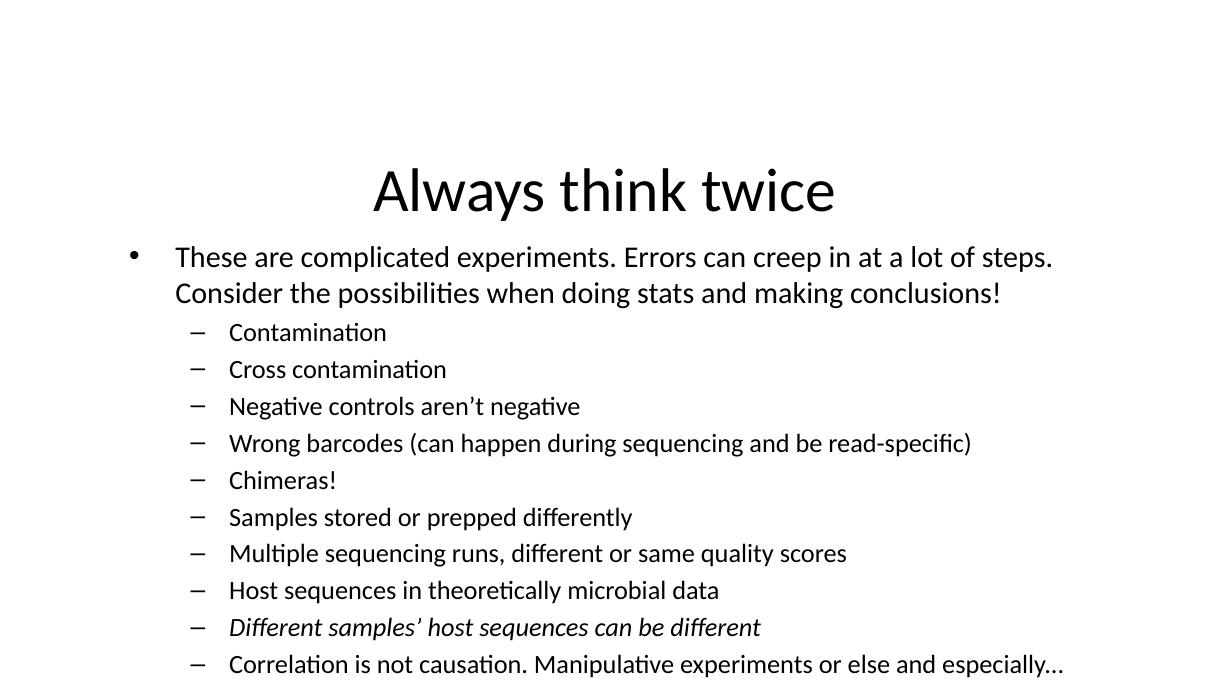
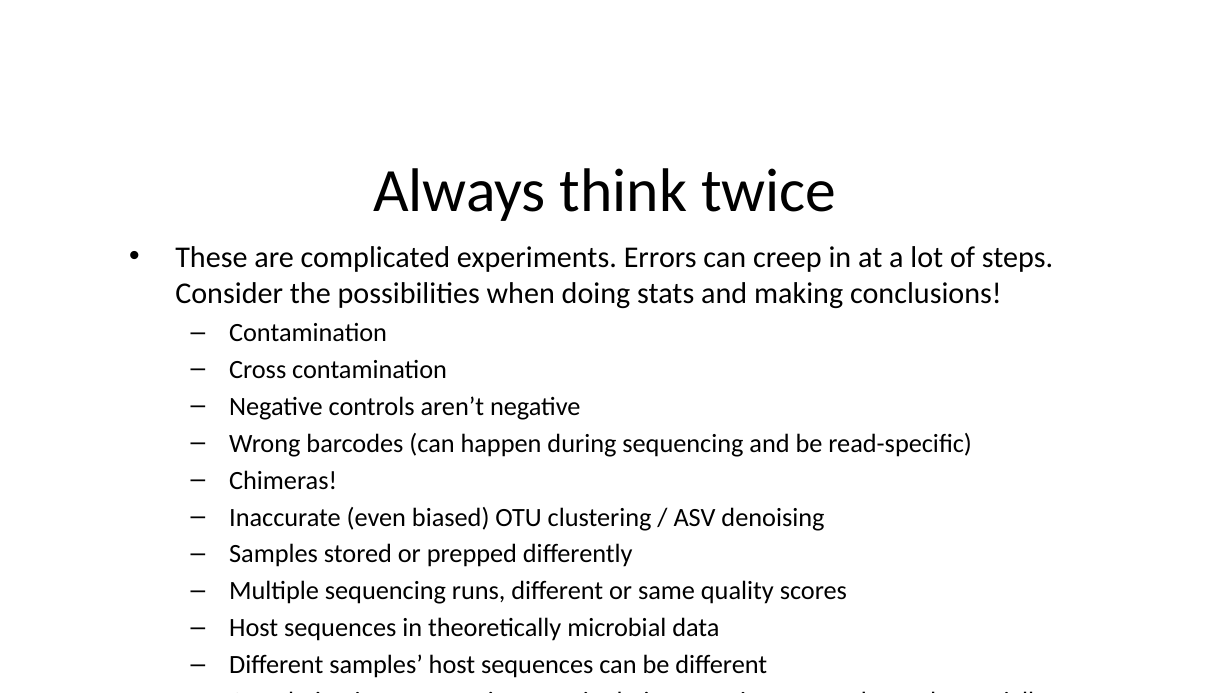
Before and after one commit to usfomicshub/microbiome_workshop, a slide deck: slide 10 of slides/day1/microbiome_workshop_stats.pptx. Drawn at 1232x693 pixels with LibreOffice and Linux fonts; fonts in the diff are those of the drawing; background and template pictures are left out. Boxes give left, top, right and bottom in pixels: in the first picture for what was removed or moved away, otherwise in the second. Text is boxed around its words. In the diff, an @@ line names an element or a change of style, - is before the commit and + after.

```diff
--- a/slides/day1/microbiome_workshop_stats.pptx
+++ b/slides/day1/microbiome_workshop_stats.pptx
@@ text at (229, 507, 824, 531): paragraph added @@
+  – Inaccurate (even biased) OTU clustering / ASV denoising
@@ text at (229, 654, 767, 678): italic off in "Different samples’ host sequences can be different" @@
```
Also in this commit, not shown: 1 other slide changed, 5 slides added.
